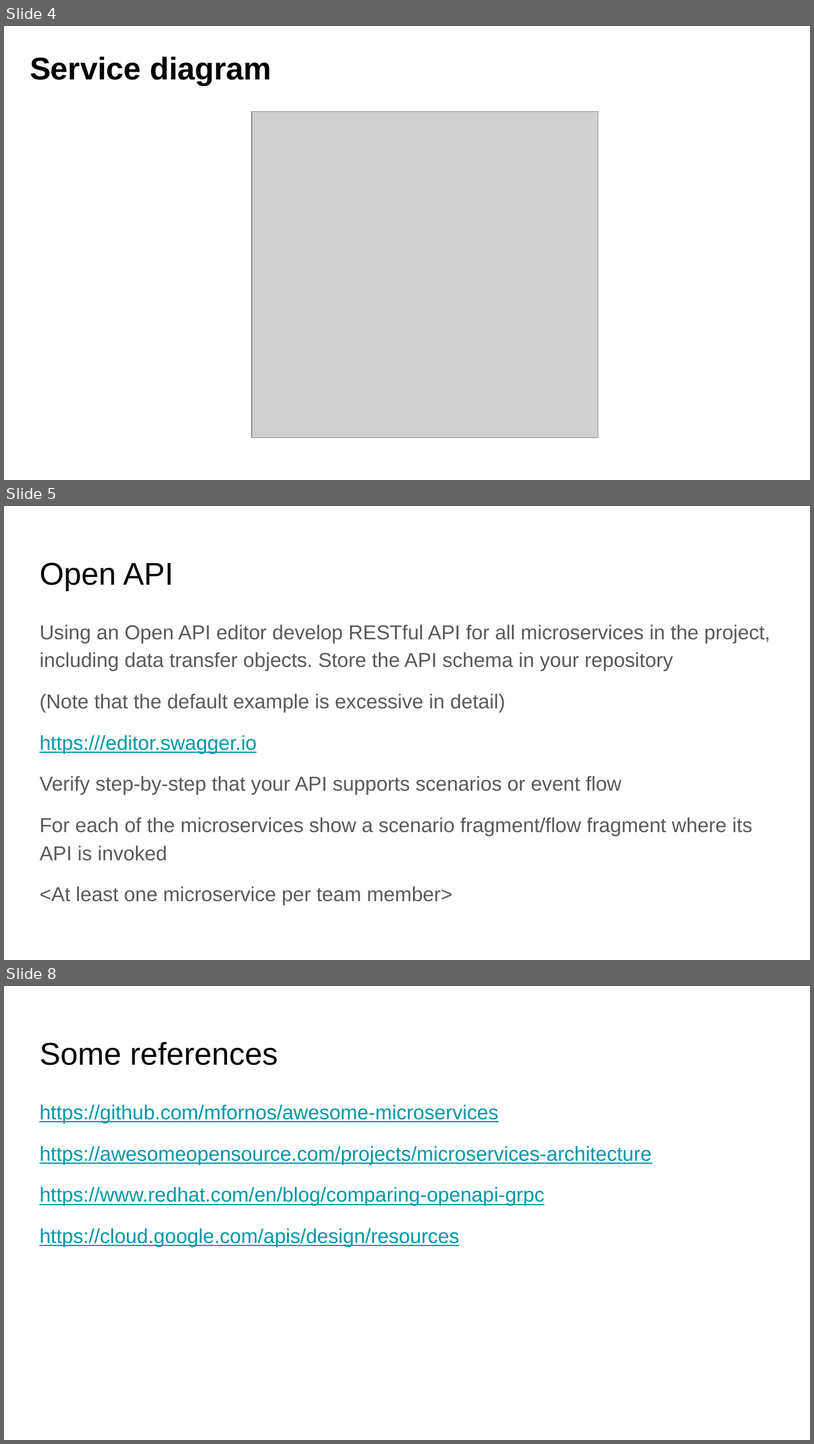
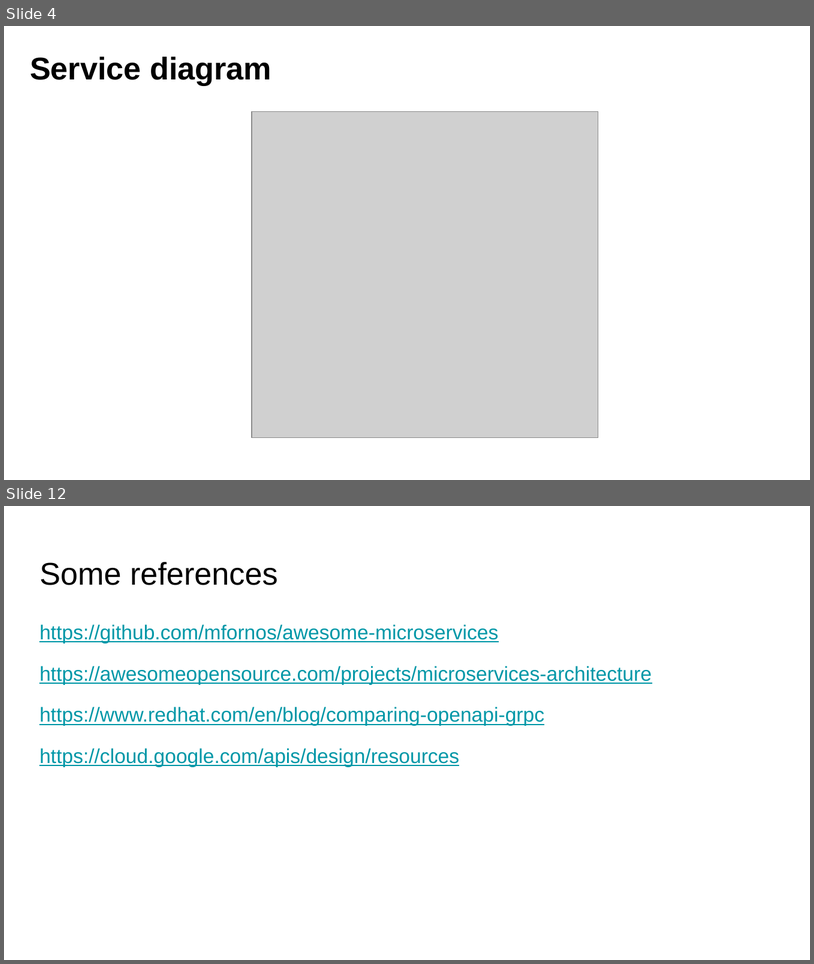
Before and after one commit to fanglores/Advanced-Software-Design, a slide deck: PracticeTasks/Module2/Task_10/Task_10.pptx. Shown one above the other, each under a label of ours: slides 4, 5 and 8 before the commit, slides 4 and 12 after it; the slides between them are not shown. The pictures are 814x1444 and 814x964 pixels, drawn with LibreOffice and Linux fonts; fonts in the diff are those of the drawing; grey boxes stand for pictures. Boxes give left, top, right and bottom in pixels: in the first picture for what was removed or moved away, otherwise in the second. Text is boxed around its words. In the diff, an @@ line names an element or a change of style, - is before the commit and + after.

```diff
--- a/PracticeTasks/Module2/Task_10/Task_10.pptx
+++ b/PracticeTasks/Module2/Task_10/Task_10.pptx
@@ slide 5 removed at box(4, 506, 810, 960), background #FFFFFF @@
@@ title removed at box(39, 562, 174, 591) @@
-Open API
@@ text removed at box(39, 624, 771, 904) @@
-Using an Open API editor develop RESTful API for all microservices in the project, including data transfer objects. Store the API schema in your repository
-(Note that the default example is excessive in detail)
-https:///editor.swagger.io
-Verify step-by-step that your API supports scenarios or event flow
-For each of the microservices show a scenario fragment/flow fragment where its API is invoked
-<At least one microservice per team member>
@@ what was slide 8 is now slide 12 @@
```
Also in this commit, not shown: 2 slides changed, 5 slides added.
